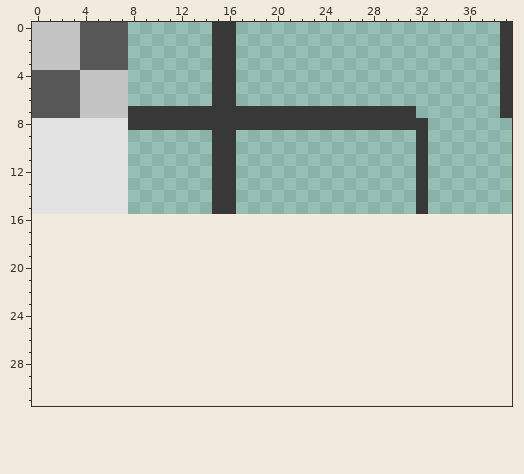
One commit to this pixel-art sprite: src/data/sprites/house_tileset.png. Above: the version before the commit.
The file is 40x16 pixels. The old version is drawn lined up with the new one, on the new canvas.
After:
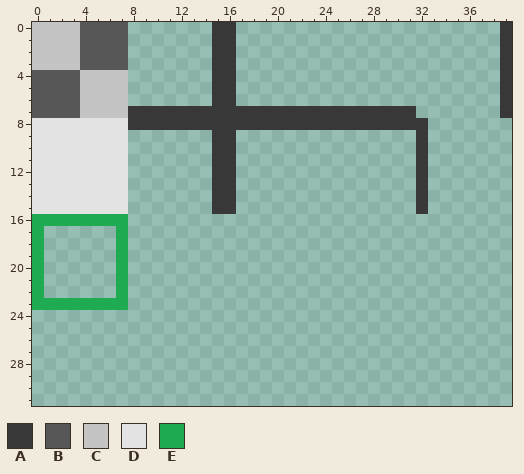
Palette (. is transparent): A #383838  B #575757  C #c4c4c4  D #e3e3e3  E #1fab54
Change:
canvas 40x16 -> 40x32
y 16: x 0..7 ........ -> EEEEEEEE
y 17..22: x 0 . -> E; x 7 . -> E
y 23: x 0..7 ........ -> EEEEEEEE
Where, in picture pixels (left, top, right, bottom), the same in both pictures:
added: (32, 214, 128, 310)
